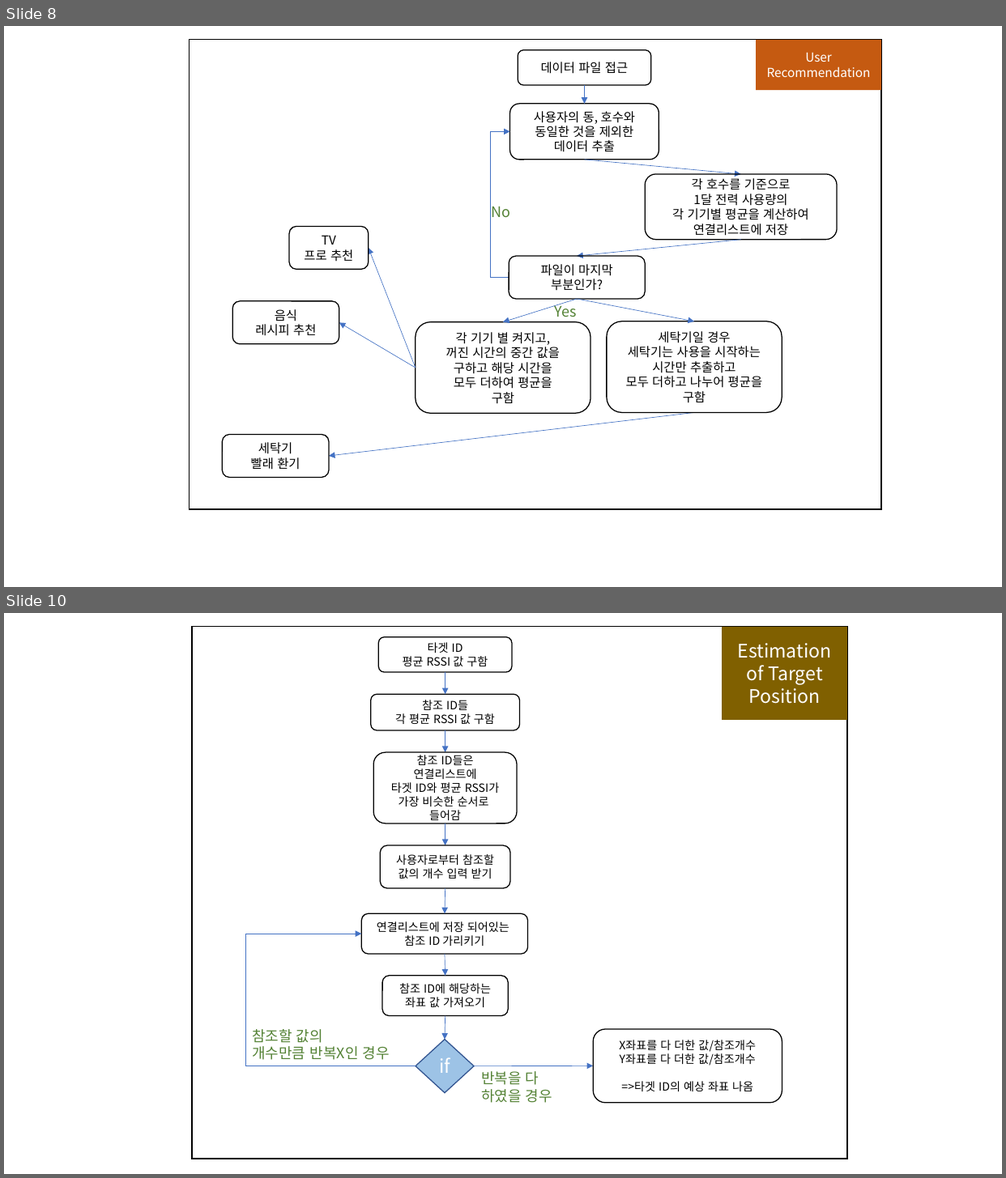
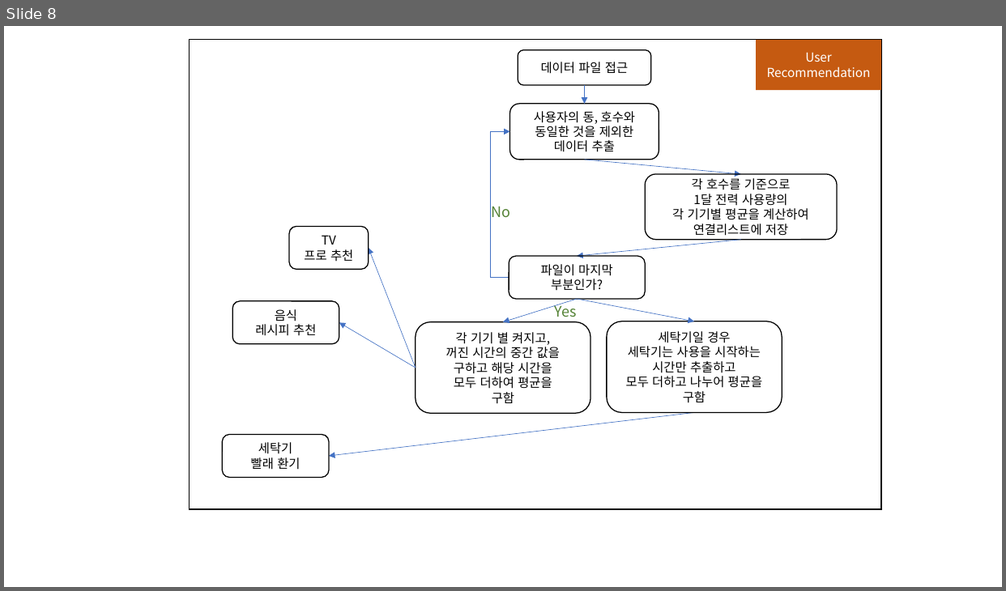
Before and after one commit to skywings-kor/SMU-CODE, a slide deck: 2022년-1학기/2022년-1C(PBL)자료/자율프로젝트(스마트홈-Data Analyze)/IOT_DataAnalyze_상세개발사항.pptx. Shown one above the other, each under a label of ours: slides 8 and 10 before the commit, slide 8 after it; the slides between them are not shown. The pictures are 1006x1178 and 1006x591 pixels, drawn with LibreOffice and Linux fonts; fonts in the diff are those of the drawing. Boxes give left, top, right and bottom in pixels: in the first picture for what was removed or moved away, otherwise in the second. Text is boxed around its words. In the diff, an @@ line names an element or a change of style, - is before the commit and + after.

```diff
--- a/2022년-1학기/2022년-1C(PBL)자료/자율프로젝트(스마트홈-Data Analyze)/IOT_DataAnalyze_상세개발사항.pptx
+++ b/2022년-1학기/2022년-1C(PBL)자료/자율프로젝트(스마트홈-Data Analyze)/IOT_DataAnalyze_상세개발사항.pptx
@@ slide 10 removed at box(4, 613, 1002, 1174), background #FFFFFF @@
@@ rectangle removed at box(192, 627, 848, 1159) @@
@@ rectangle removed at box(722, 627, 848, 719) @@
-Estimation
-of Target
-Position
@@ rounded rectangle removed at box(378, 637, 512, 672) @@
-타겟 ID
-평균 RSSI 값 구함
@@ arrow removed from (445, 672) to (445, 695) @@
@@ rounded rectangle removed at box(371, 695, 520, 730) @@
-참조 ID들
-각 평균 RSSI 값 구함
@@ arrow removed from (445, 730) to (445, 752) @@
@@ rounded rectangle removed at box(374, 752, 517, 824) @@
-참조 ID들은
-연결리스트에
-타겟 ID와 평균 RSSI가
-가장 비슷한 순서로
-들어감
@@ arrow removed from (445, 824) to (445, 845) @@
@@ rounded rectangle removed at box(380, 845, 510, 888) @@
-사용자로부터 참조할
-값의 개수 입력 받기
@@ arrow removed from (445, 888) to (445, 914) @@
@@ rounded rectangle removed at box(362, 914, 528, 954) @@
-연결리스트에 저장 되어있는
-참조 ID 가리키기
@@ elbow arrow removed from (415, 1067) to (362, 934) @@
@@ rounded rectangle removed at box(383, 976, 509, 1016) @@
-참조 ID에 해당하는
-좌표 값 가져오기
@@ arrow removed from (445, 954) to (445, 976) @@
@@ arrow removed from (445, 1016) to (445, 1040) @@
@@ text removed at box(252, 1029, 390, 1060) @@
-참조할 값의
-개수만큼 반복X인 경우
@@ diamond removed at box(415, 1040, 474, 1093) @@
-if
@@ rounded rectangle removed at box(593, 1029, 782, 1102) @@
-X좌표를 다 더한 값/참조개수
-Y좌표를 다 더한 값/참조개수
-=>타겟 ID의 예상 좌표 나옴
@@ arrow removed from (474, 1067) to (593, 1066) @@
@@ text removed at box(481, 1071, 552, 1103) @@
-반복을 다
-하였을 경우
```
Also in this commit, not shown: 1 slide added, 7 other slides removed, 7 other files.
